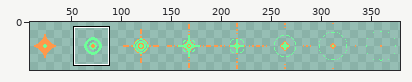
Sprite sheet -- GraphicAssets/Effect/EF_Attack_Shoot.png. The first picture is a wide view before the edit; the outline marks the close-up.
Close-up. Before the commit:
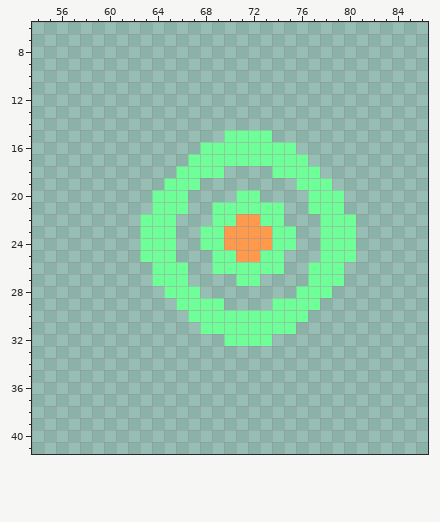
The file is 384x48 pixels. Shown: x 54..86, y 6..41. The wide view leaves out empty margins.
Now the later version:
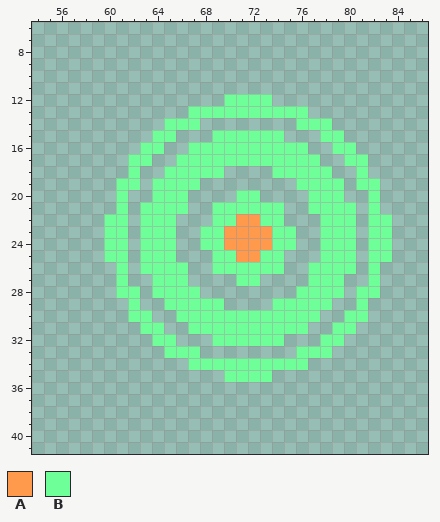
Palette (. is transparent): A #ff994b  B #6eff99
The edit:
Changed rows in their new state; - is an unchanged pixel.
first column x 60:
12 ----------BBBB----------
13 -------BBBBBBBBBB-------
14 -----BBB--------BBB-----
15 ----BB---B----B---BB----
16 ---BB--B--------B--BB---
17 --BB--B----------B--BB--
18 --B--B------------B--B--
19 -BB-B--------------B-BB-
20 -B--------------------B-
21 -B-B----------------B-B-
22 BB--------------------BB
23 BB--------------------BB
24 BB--------------------BB
25 BB--------------------BB
26 -B-B----------------B-B-
27 -B--------------------B-
28 -BB-B--------------B-BB-
29 --B--B------------B--B--
30 --BB--B----------B--BB--
31 ---BB--B--------B--BB---
32 ----BB---B----B---BB----
33 -----BBB--------BBB-----
34 -------BBBBBBBBBB-------
35 ----------BBBB----------
Changed places in both close-ups, as pixel boxes (x1, y1, x2, y2):
added: (104, 94, 392, 382)
